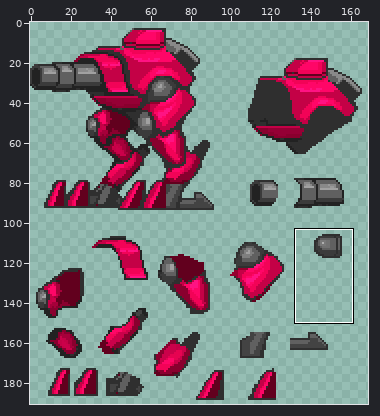
File history of a sprite sheet, Assets/Enemies/Tier04/CannonFoot/CannonFoot.png. Above: a wide view before the commit, with the close-up outlined.
Close-up. Earlier state:
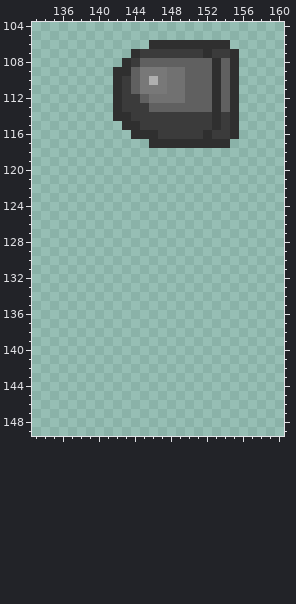
The file is 169x191 pixels. Colours within 5 levels of each other are drawn and written as one. Shown: x 133..160, y 104..149.
After:
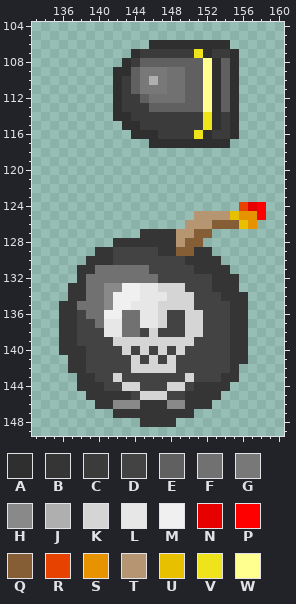
Palette (. is transparent): A #2f2f2f  B #353535  C #3b3b3b  D #434343  E #606060  F #717171  G #787878  H #898989  J #afafaf  K #d5d5d5  L #e7e7e7  M #f0f0f0  N #e70000  P #ff0000  Q #855e36  R #e74200  S #e79300  T #b69573  U #e7c100  V #efe31c  W #ffff90
Difference:
Changed rows in their new state; - is an unchanged pixel.
first column x 151:
107 V-
108 -W
109 -W
110 -W
111 -W
112 -W
113 -W
114 -V
115 -V
116 V-
first column x 136:
124 --------------------RNP
125 ---------------TTTTUSSP
126 --------------TTTQQQUS-
127 ---------BBBBTTQQ------
128 ------BBBBBBBTQQ-------
129 ----BBDDDDDBBQQBB------
130 ---BBBDDDDDDDDBBBB-----
131 --BBFFFFFFDDDDDBBBB----
132 --BFFFFFFFFDDDDDDBBB---
133 -BBFFHHMMLLKKKDDDBBB---
134 -BBFFHMMMLLLKKKDDDBBB--
135 BBFFFHMMLLLKKKKDDDDBB--
136 BBDFFMMFFLLKDDKKDDDBB--
137 BBDDFLLFFLLKDDKKDDDBB--
138 BBDDDLLFFDKDDDKKDDDBB--
139 BBDDDDKKKKKKKKKDDDDBB--
140 BBBDDDDKDKDKDKDDDDDBB--
141 -BBDDDDDKDKDKDDDDDDBB--
142 -BBDDDDDKKKKKDDDDDDB---
143 --BBDDKDDDDDDDKDDDBB---
144 --BBBDDKKDDDKKDBBBB----
145 ---BBBBBDKKKDDBBBB-----
146 ----BBHHHBBBHHBBB------
147 ------BBBBBBBBB--------
148 ---------BBBB----------
